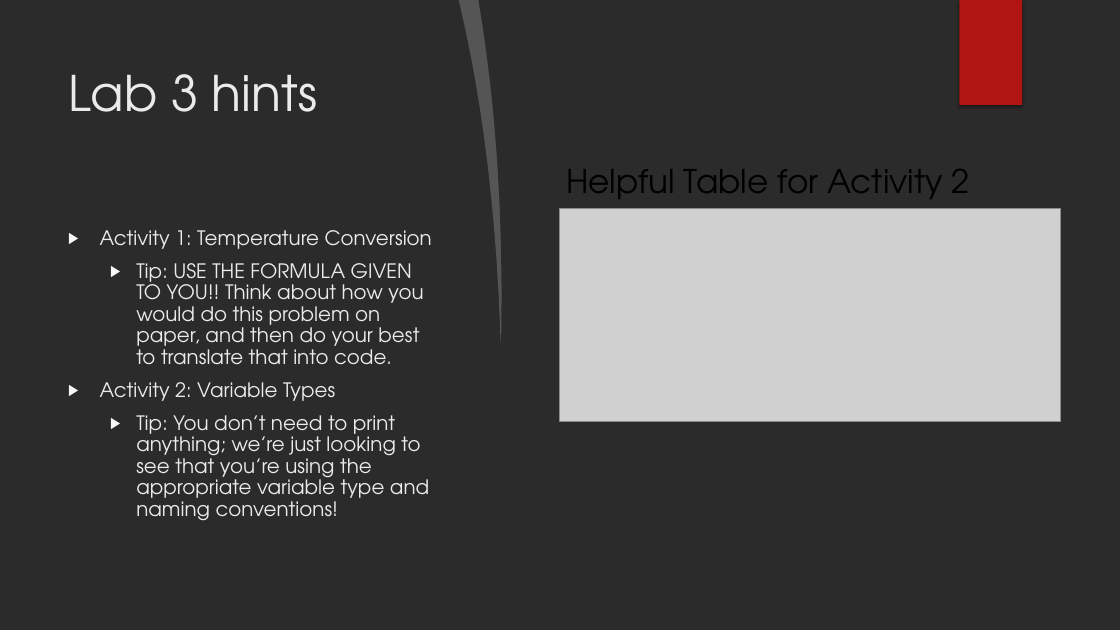
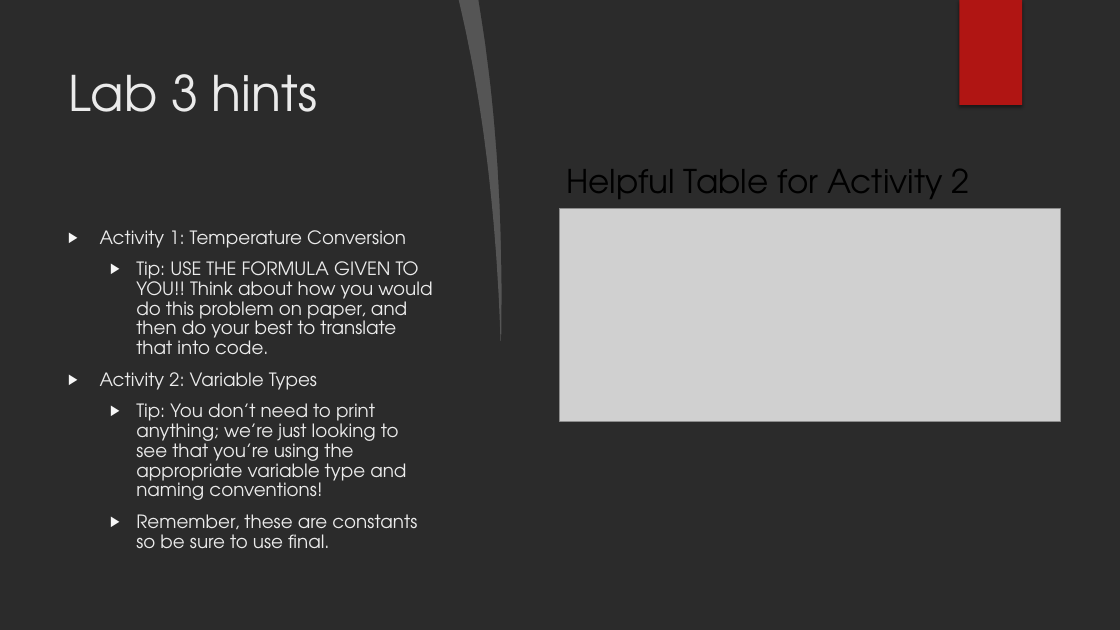
Before and after one commit to michaelbartlett17/cs7-recs, a slide deck: slide 11 of Slides/0916Recitation.pptx. Drawn at 1120x630 pixels with LibreOffice and Linux fonts; fonts in the diff are those of the drawing; grey boxes stand for pictures; background and template pictures are left out; a plain dark background stands for a picture behind light text. Boxes give left, top, right and bottom in pixels: in the first picture for what was removed or moved away, otherwise in the second. Text is boxed around its words. In the diff, an @@ line names an element or a change of style, - is before the commit and + after.

Commit message:
0923Slides

```diff
--- a/Slides/0916Recitation.pptx
+++ b/Slides/0916Recitation.pptx
@@ text at (x1=100, y1=230, x2=432, y2=500): size 17 to 15.7 pt in "Activity 1: Temperature Conversion", "Tip: USE THE FORMULA GIVEN TO YOU!! ...", "Activity 2: Variable Types", "Tip: You don’t need to print anything; ..." @@
@@ text at (x1=136, y1=514, x2=417, y2=548): paragraph added @@
+  ▶ Remember, these are constants so be sure to use final.
```
Also in this commit, not shown: 2 other files.
